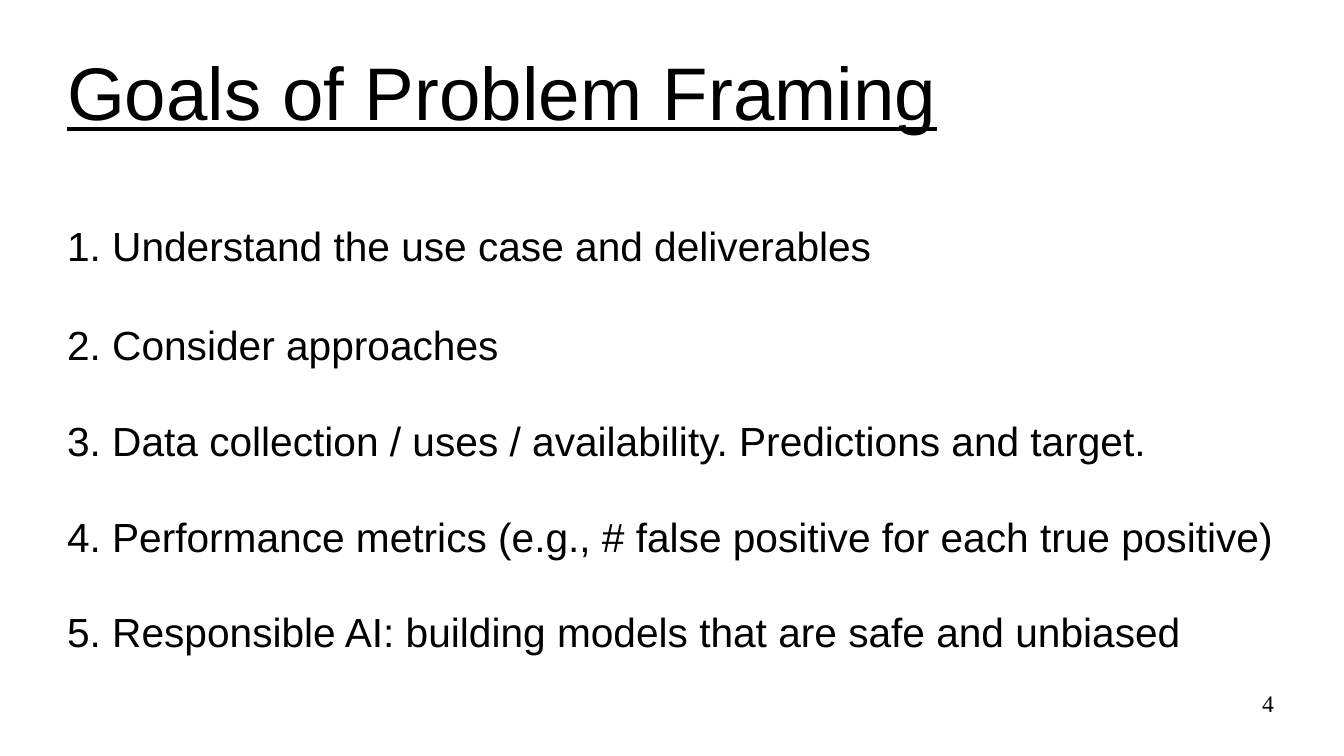
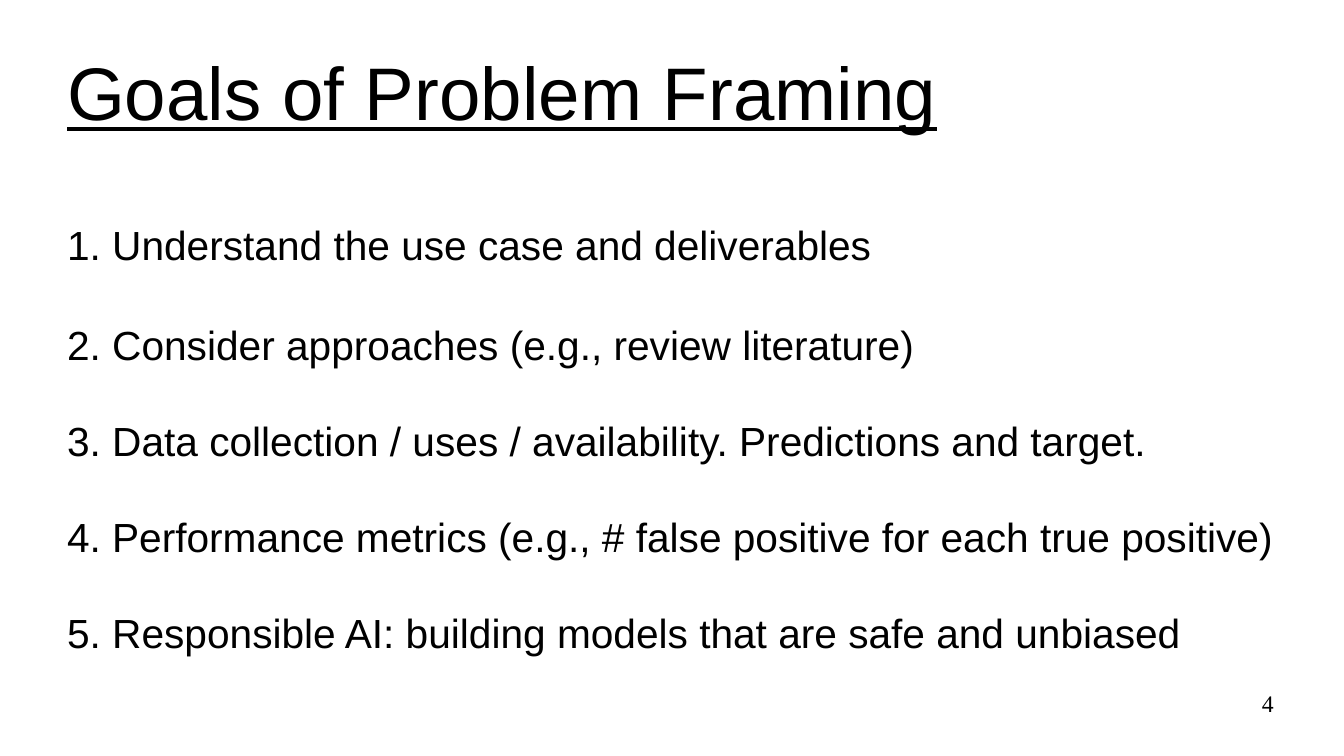
Before and after one commit to UVADS/ds6011, a slide deck: slide 4 of 03_ml_problem_framing.ppt. Drawn at 1344x756 pixels with LibreOffice and Linux fonts; fonts in the diff are those of the drawing. Boxes give left, top, right and bottom in pixels: in the first picture for what was removed or moved away, otherwise in the second. Text is boxed around its words. In the diff, an @@ line names an element or a change of style, - is before the commit and + after.

Commit message:
updates to ml problem framing

```diff
--- a/03_ml_problem_framing.ppt
+++ b/03_ml_problem_framing.ppt
@@ subtitle at box(67, 330, 914, 368): text changed @@
-2. Consider approaches
+2. Consider approaches (e.g., review literature)
```
Also in this commit, not shown: 6 other slides changed, 4 slides added, 1 slide removed, 1 other file.
